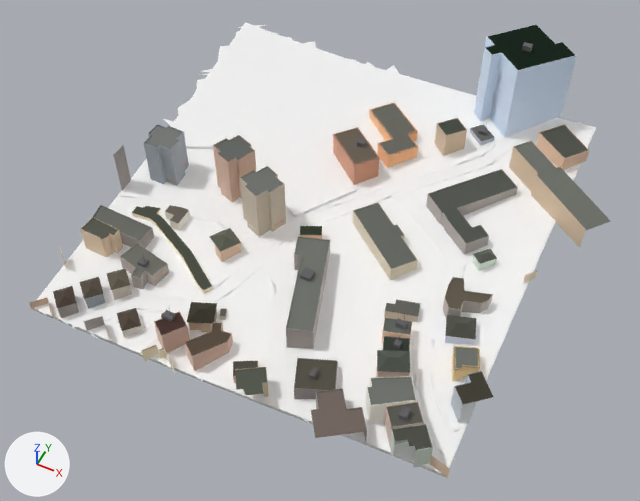
The glTF model public/tiles/0/-6_-7.glb as it was, and as the next commit left it.
Rendered twice from a camera (50 mm lens) standing at (-1243.0, 1325.0, 435.0) and looking at (-1398.0, 1637.0, 46.0). Lighting does not change. The marker at lower left points along +X, +Y and +Z. The older version comes first. Where no turn or scale is listed for an object, it has been applied to the vertices. Vertices at exactly the same position are counted once.

In view in the first picture: 't0_-6_-7'.
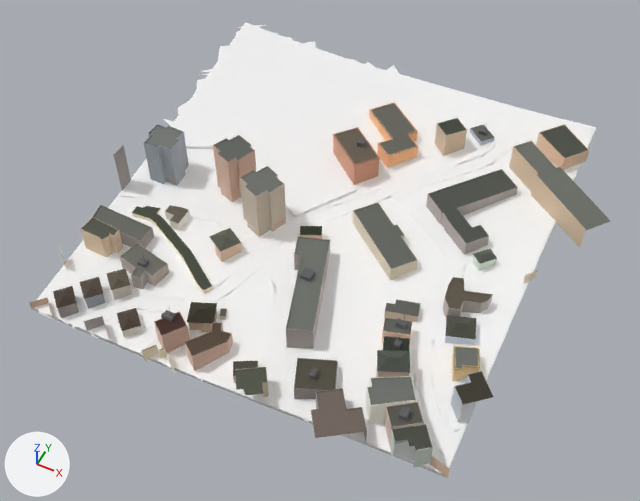
Where the newer file only moved an object's origin or applied its transform, the numbers keep the older frame.

Where the change shows, as pixel boxes (x1, y1, x2, y2) in the pictures (640 x 501 px):
part 1 of me_t0__6__7, deleted: before (474, 25, 577, 137)
part 2 of me_t0__6__7, deleted: before (522, 42, 533, 52)

What changed in the scene script:
```text
Change me_t0__6__7:
    used by ob_t0__6__7; location = (-1397.5, 1668.4, 70.7)
    remove me_t0__6__7.from_pydata(...)  # 10927 vertices, 16536 faces; spans x -147.0..147.0, y -147.0..147.0, z -45.0..45.0
    add me_t0__6__7.from_pydata(...)  # 10872 vertices, 16472 faces; spans x -147.0..147.0, y -147.0..130.0, z -45.0..8.0
    me_t0__6__7 part 1: the loose piece of 48 vertices spanning x 38.0..94.0, y 95.0..147.0, z -11.0..42.0 is deleted
    me_t0__6__7 part 2: the loose piece of 8 vertices spanning x 62.0..68.0, y 117.0..121.0, z 42.0..45.0 is deleted
    other edits to the shape of me_t0__6__7 do not show in these pictures
    remove me_t0__6__7.materials.append(mat_facade_modern)
```
